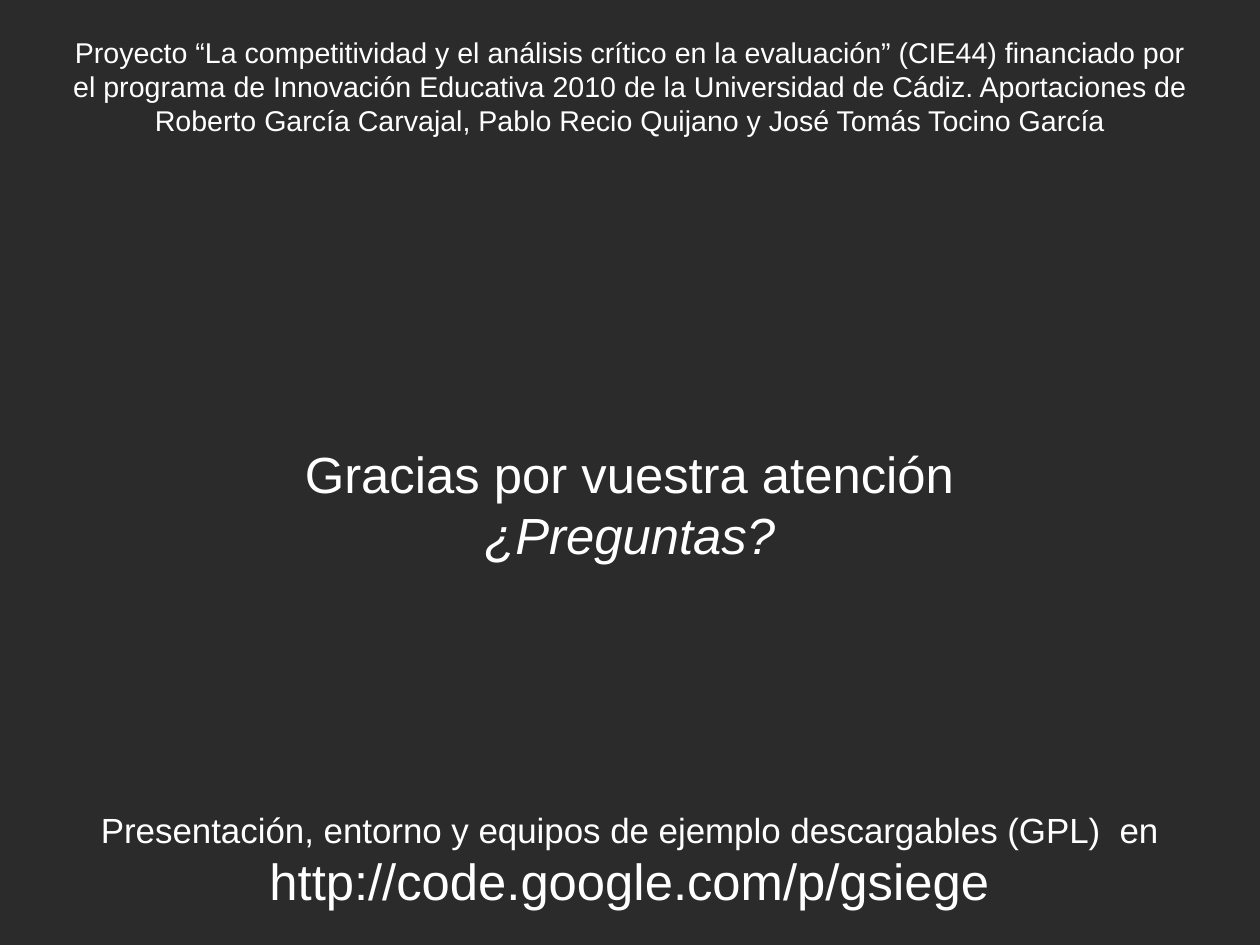
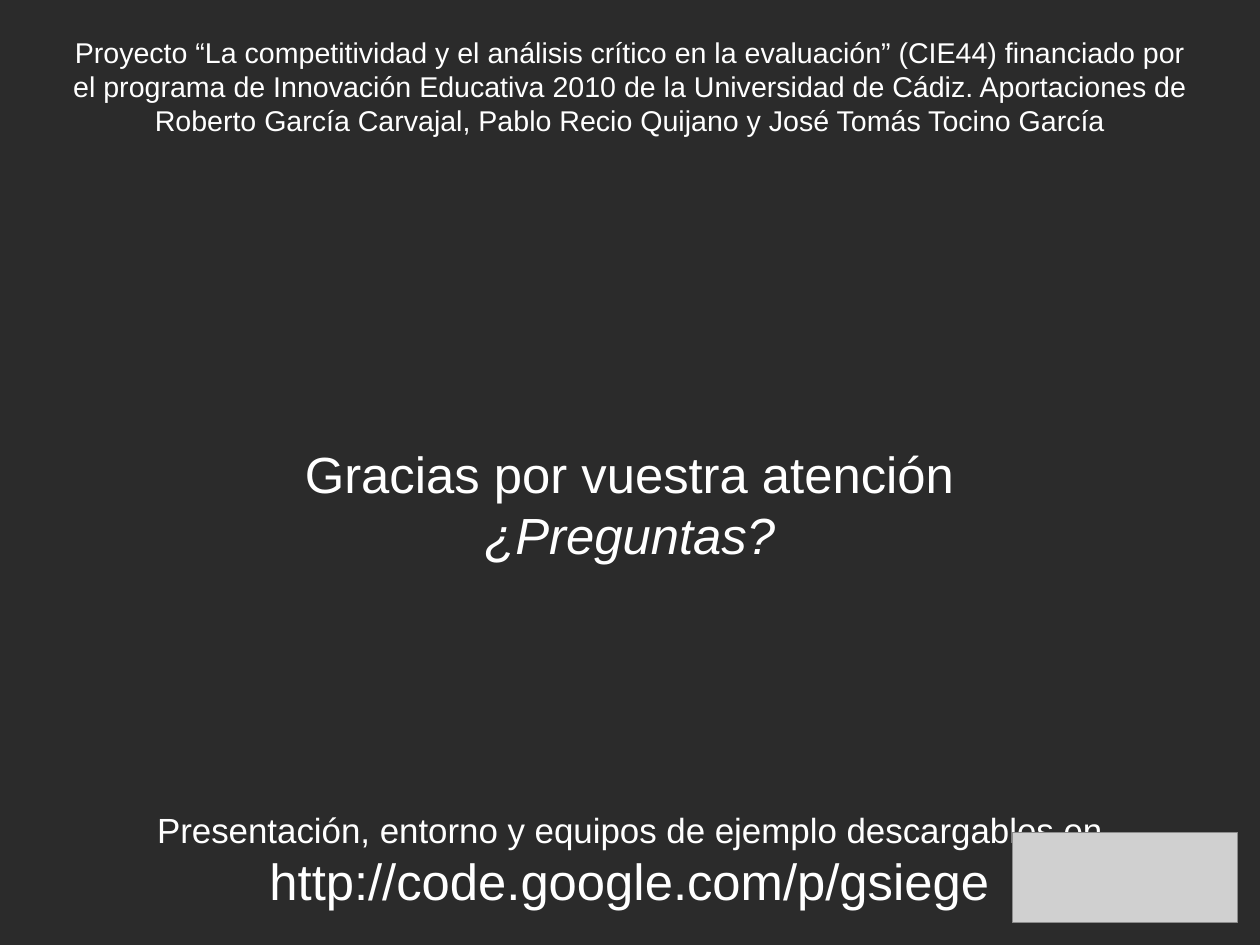
Before and after one commit to rompehielos013013013/gsiege, a slide deck: slide 39 of presentacion/expertoUCLM2014/SSEE-IA.odp. Drawn at 1260x945 pixels with LibreOffice and Linux fonts; fonts in the diff are those of the drawing; grey boxes stand for pictures; background and template pictures are left out; a plain dark background stands for a picture behind light text. Boxes give left, top, right and bottom in pixels: in the first picture for what was removed or moved away, otherwise in the second. Text is boxed around its words. In the diff, an @@ line names an element or a change of style, - is before the commit and + after.

```diff
--- a/presentacion/expertoUCLM2014/SSEE-IA.odp
+++ b/presentacion/expertoUCLM2014/SSEE-IA.odp
@@ subtitle at (x1=157, y1=814, x2=1103, y2=849): text changed @@
-Presentación, entorno y equipos de ejemplo descargables (GPL) en
+Presentación, entorno y equipos de ejemplo descargables en
@@ picture added at (x1=1013, y1=832, x2=1238, y2=923) @@
```
Also in this commit, not shown: 1 other slide changed, 1 other file.
